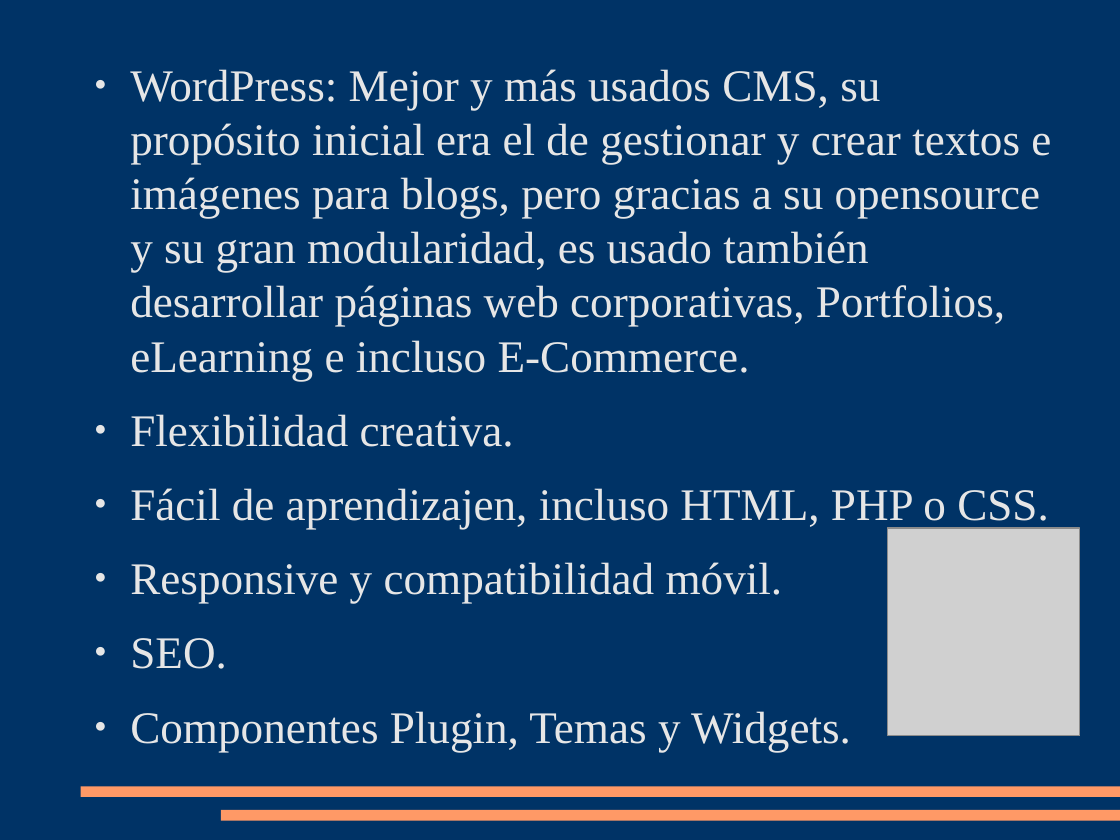
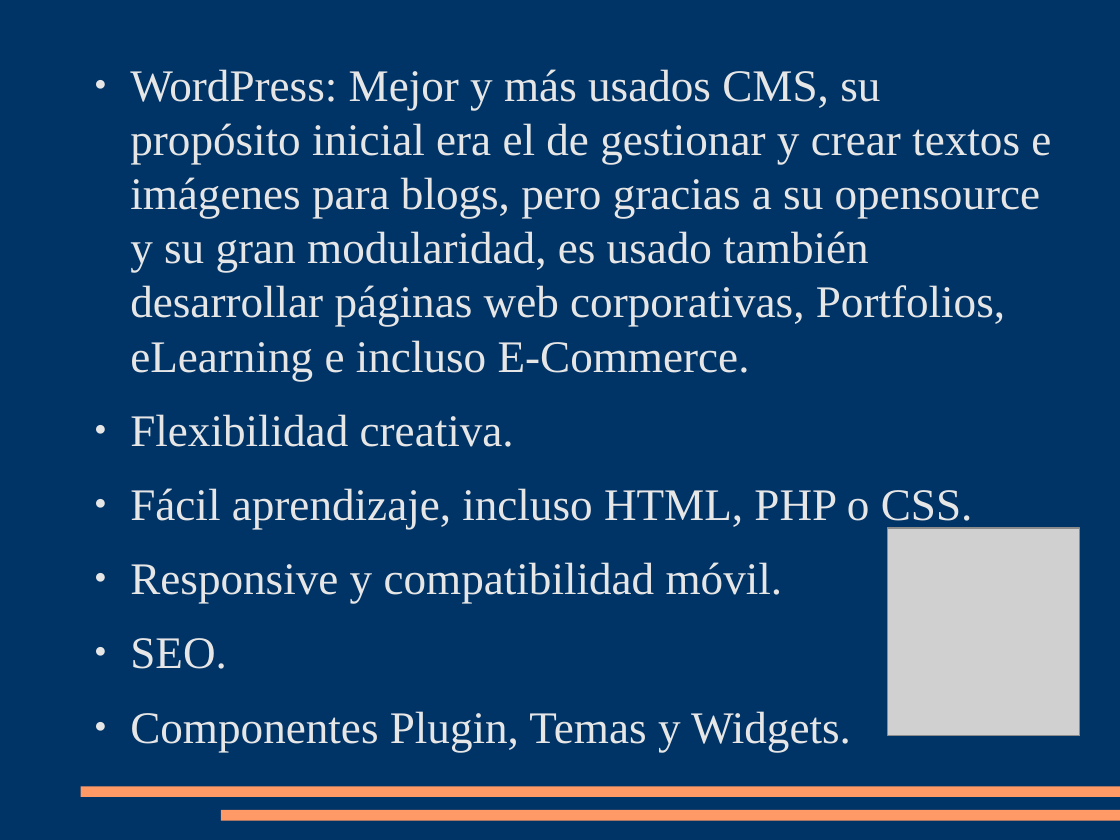
Before and after one commit to Gadri8/SWAP1718, a slide deck: slide 11 of Trabajo/PresentaciónWeb.odp. Drawn at 1120x840 pixels with LibreOffice and Linux fonts; fonts in the diff are those of the drawing; grey boxes stand for pictures. Boxes give left, top, right and bottom in pixels: in the first picture for what was removed or moved away, otherwise in the second. Text is boxed around its words. In the diff, an @@ line names an element or a change of style, - is before the commit and + after.

```diff
--- a/Trabajo/PresentaciónWeb.odp
+++ b/Trabajo/PresentaciónWeb.odp
@@ text at [130, 488, 973, 529]: text changed @@
-● Fácil de aprendizajen, incluso HTML, PHP o CSS.
+● Fácil aprendizaje, incluso HTML, PHP o CSS.
```
Also in this commit, not shown: 1 other file.
